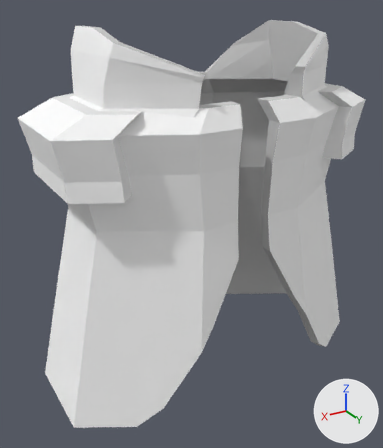
One commit to the OBJ model Models/person_hulk_robe_psy.obj: the scene before it, then after it.
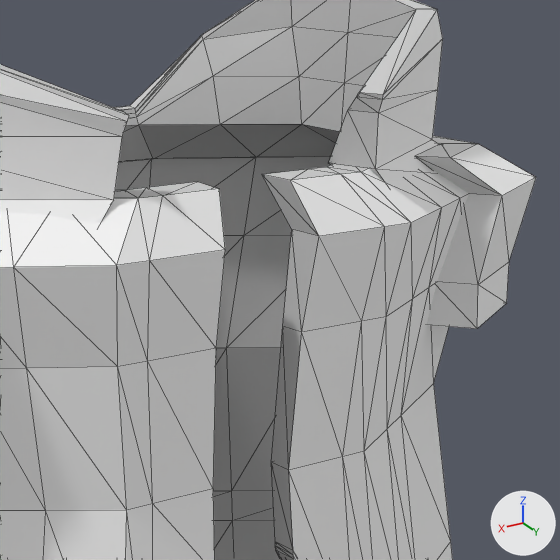
Each version is shown whole from a 50 mm lens placed at (0.641, 1.008, 0.89), pointed at (0.032, -0.007, 0.383), then close up on the part from 40% to 98% of the width and 7% to 56% of the height. Arrows for +X, +Y and +Z are at lower right; the lights stay in place. The first two pictures are the older version. The close-ups show mesh edges as thin lines. Where no turn or scale is listed for an object, it has been applied to the vertices.

In view in the first close-up: 'person_hulk_robe_psy'.
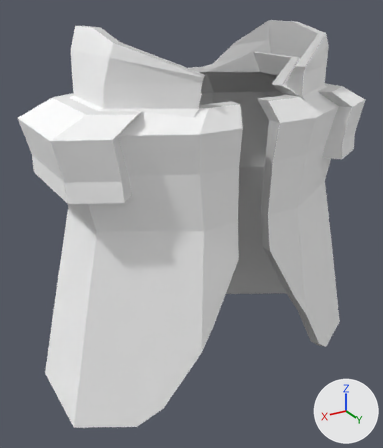
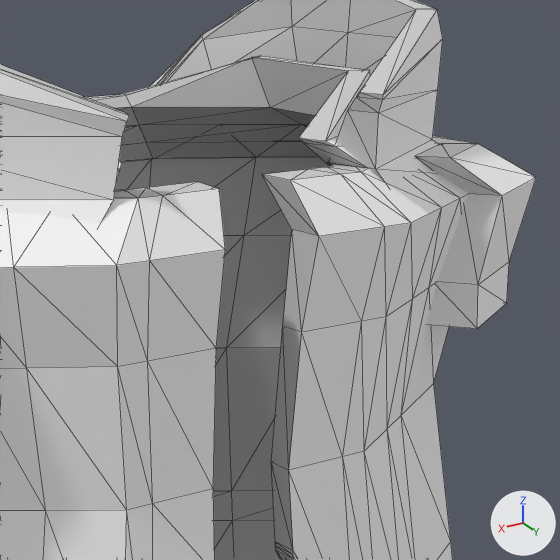
Changed parts and their boxes [x1, y1, x2, y2] in the close-ups (560 x 560 px):
part 1 of me_person_hulk_robe_psy, added
    after: [87, 56, 370, 182]

The change, as a diff of the scene's bpy script:
```diff
--- a/Models/person_hulk_robe_psy.obj.py
+++ b/Models/person_hulk_robe_psy.obj.py
@@ me_person_hulk_robe_psy @@
 # used by ob_person_hulk_robe_psy; location = (0.0, 0.0, 0.0)
-me_person_hulk_robe_psy.from_pydata(...)  # 474 vertices, 932 faces; spans x -0.401..0.401, y -0.245..0.224, z 0.02..0.835
+me_person_hulk_robe_psy.from_pydata(...)  # 538 vertices, 1056 faces; spans x -0.401..0.401, y -0.245..0.224, z 0.02..0.835
+# me_person_hulk_robe_psy part 1: a new loose piece of 64 vertices spanning x -0.302..0.302, y -0.162..0.166, z 0.68..0.765
 me_person_hulk_robe_psy.materials.append(mat_stuff_plain)
```
